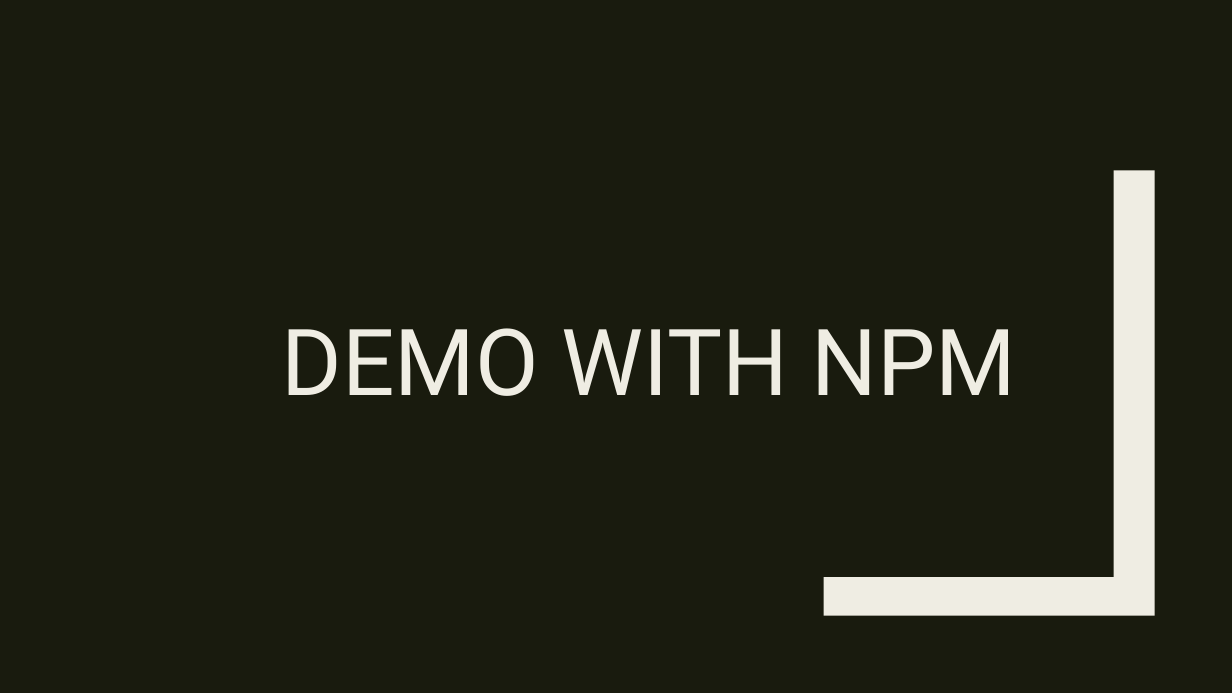
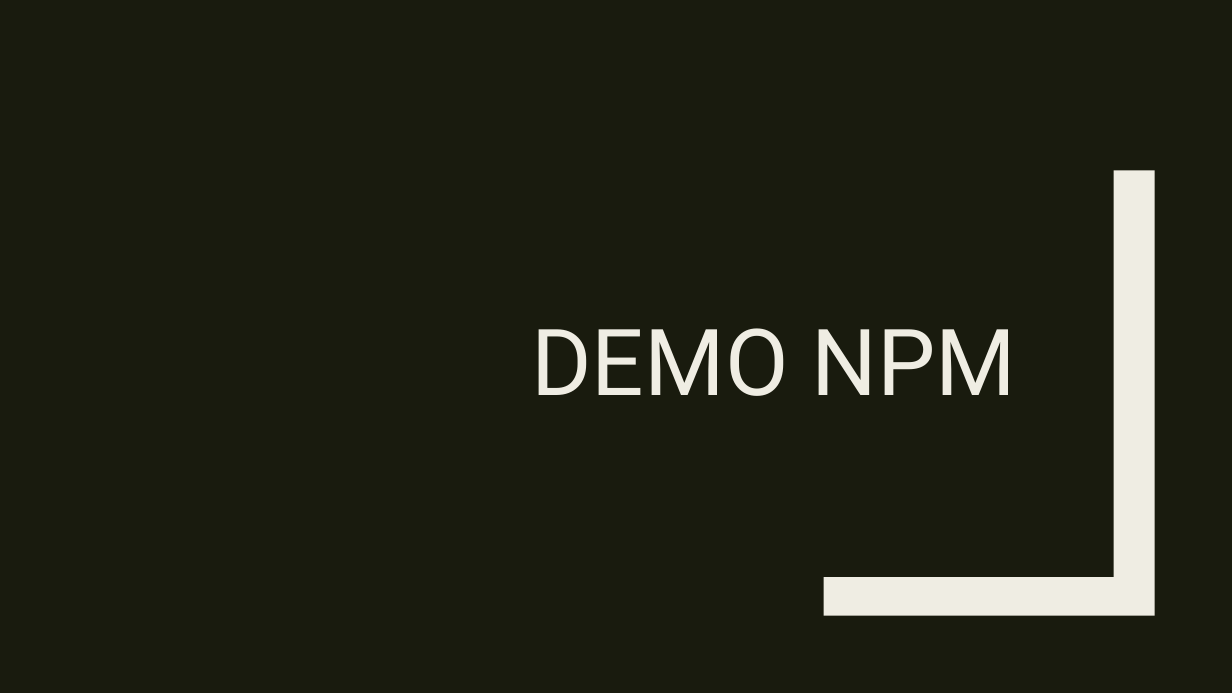
Before and after one commit to pkyurkchiev/mean-stack, a slide deck: slide 15 of slides/NodeJS.pptx. Drawn at 1232x693 pixels with LibreOffice and Linux fonts; fonts in the diff are those of the drawing. Boxes give left, top, right and bottom in pixels: in the first picture for what was removed or moved away, otherwise in the second. Text is boxed around its words. In the diff, an @@ line names an element or a change of style, - is before the commit and + after.

```diff
--- a/slides/NodeJS.pptx
+++ b/slides/NodeJS.pptx
@@ title at [531,328,1016,396]: text changed @@
-DEMO WITH NPM
+DEMO NPM
```
Also in this commit, not shown: 2 other slides changed, 2 other files.
